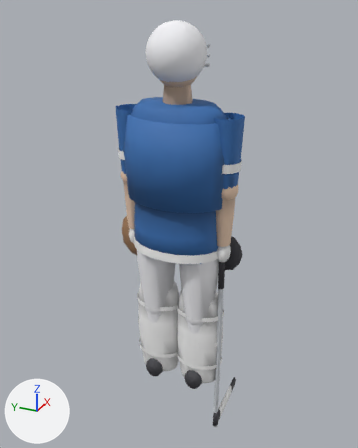
Before and after pictures for a commit that changed the glTF model assets/models3d/goalie_hd.glb.
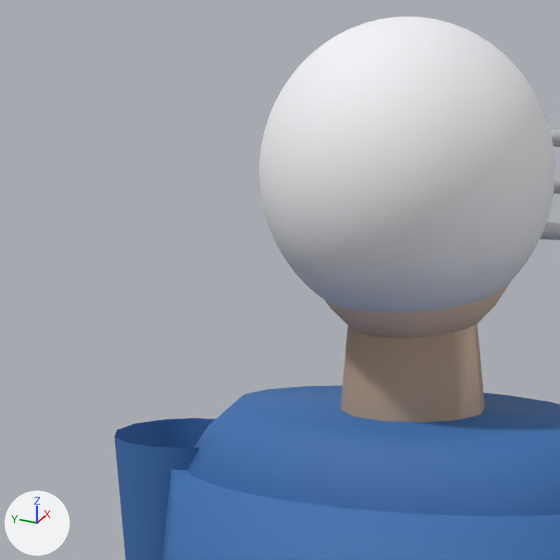
There are two pictures of each version: one whole from a camera (50 mm lens) standing at (-1.966, -0.891, 1.909) and looking at (0.11, 0.043, 0.871), one close up on the part from 26% to 58% of the width and 4% to 30% of the height. The axes (+X, +Y, +Z) are drawn at lower left. The lights are the same throughout. The first two pictures are the older version.

Before the edit, the objects in view are built like this:
```python
me_asu_athlete = bpy.data.meshes.new('asu_athlete')
me_asu_athlete.from_pydata(...)  # 3880 vertices, 6956 faces; spans x -0.18..0.32, y -0.32..0.35, z -0.28..1.82
me_asu_athlete.materials.append(mat_asu_jersey)
me_asu_athlete.materials.append(mat_asu_pants)
me_asu_athlete.materials.append(mat_asu_boots)
me_asu_athlete.materials.append(mat_asu_metal)
me_asu_athlete.materials.append(mat_asu_accent)
me_asu_athlete.materials.append(mat_asu_skin)
me_asu_athlete.materials.append(mat_asu_trim)
me_asu_athlete.materials.append(mat_asu_dark)
me_asu_athlete.materials.append(mat_asu_helmet)
me_asu_athlete.materials.append(mat_asu_leather)
ob_asu_athlete = bpy.data.objects.new('asu_athlete', me_asu_athlete)
ob_asu_athlete.location = (0.0, 0.0, 0.0)
```
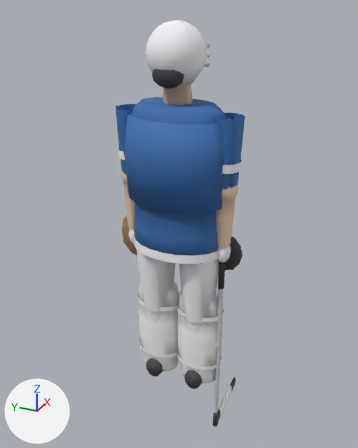
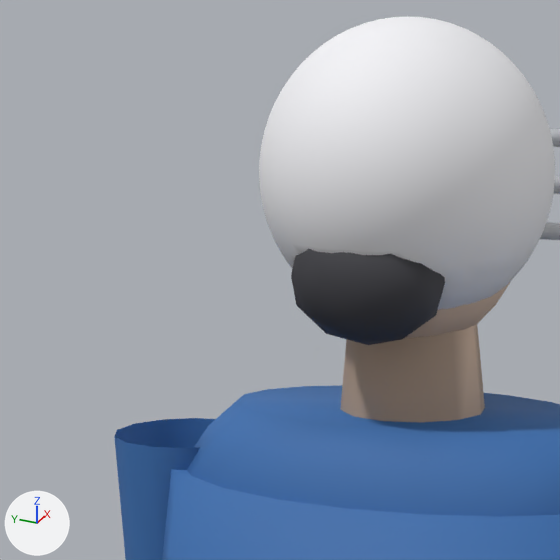
Changed parts and their boxes [x1, y1, x2, y2] in the close-ups (560 x 560 px):
part 1 of me_asu_athlete, built on
    before: [326, 234, 364, 263]
    after: [291, 234, 445, 345]
part 2 of me_asu_athlete, edited (looks the same)
    both: [247, 244, 464, 560]

What the commit changed:
me_asu_athlete is used by ob_asu_athlete; location (0.0, 0.0, 0.0).
me_asu_athlete had 3880 vertices, 6956 faces and spanned x -0.18..0.32, y -0.32..0.35, z -0.28..1.82.
me_asu_athlete now has 3922 vertices, 7036 faces and spans x -0.18..0.32, y -0.32..0.35, z -0.28..1.82.
Part 1, on me_asu_athlete:
6 faces are deleted.
37 vertices are added at x -0.14..-0.05, y -0.07..0.07, z 1.57..1.68.
5 new vertices lie (0.0, 0.04, 0.0) away from vertices in x -0.14..-0.05, y -0.02..0.0, z 1.58..1.67.
80 new faces join them, mat_asu_dark.
6 new faces join them, mat_asu_helmet.
me_asu_athlete part 2: 265 kept faces spanning x -0.17..0.11, y -0.08..0.14, z 1.28..1.69 get new vertex colours.
